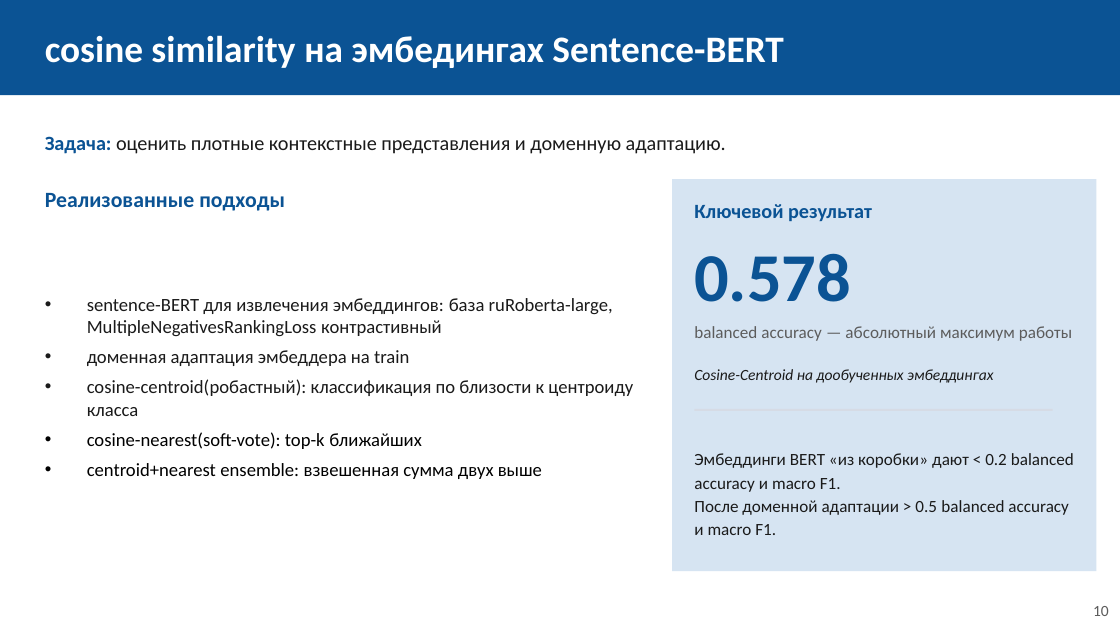
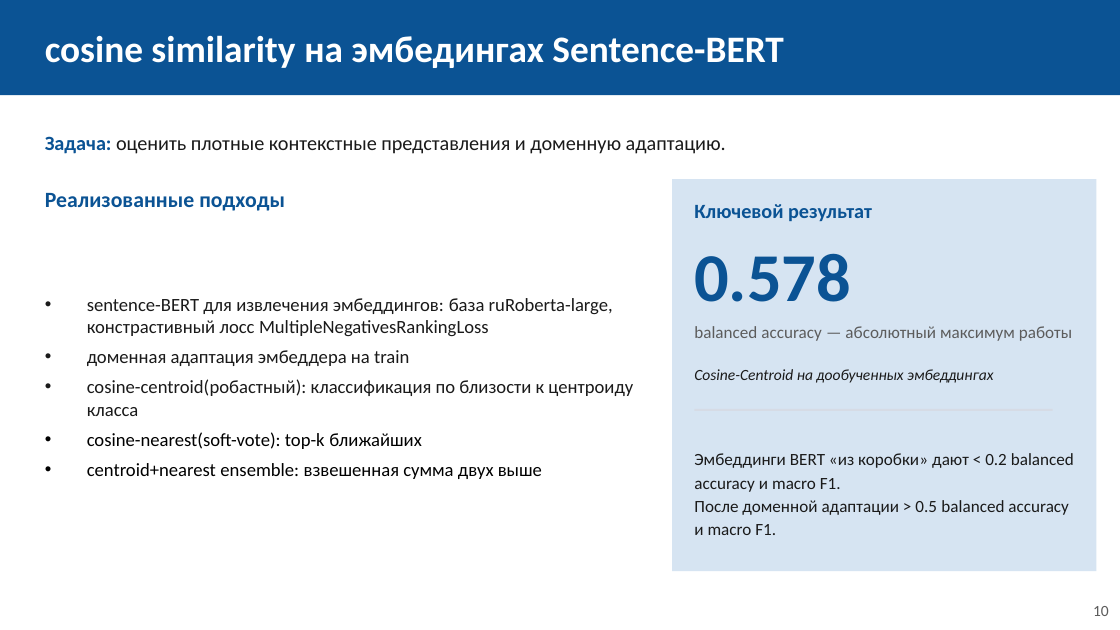
Before and after one commit to sevaTechoPark/mifi-vkr, a slide deck: slide 10 of defence/vkr_defense.pptx. Drawn at 1120x630 pixels with LibreOffice and Linux fonts; fonts in the diff are those of the drawing. Boxes give left, top, right and bottom in pixels: in the first picture for what was removed or moved away, otherwise in the second. Text is boxed around its words. In the diff, an @@ line names an element or a change of style, - is before the commit and + after.

```diff
--- a/defence/vkr_defense.pptx
+++ b/defence/vkr_defense.pptx
@@ text at [87,298,613,336]: text changed @@
-• sentence-BERT для извлечения эмбеддингов: база ruRoberta-large, MultipleNegativesRankingLoss контрастивный
+• sentence-BERT для извлечения эмбеддингов: база ruRoberta-large, констрастивный лосс MultipleNegativesRankingLoss
```
Also in this commit, not shown: 10 other slides changed, 7 other files.
